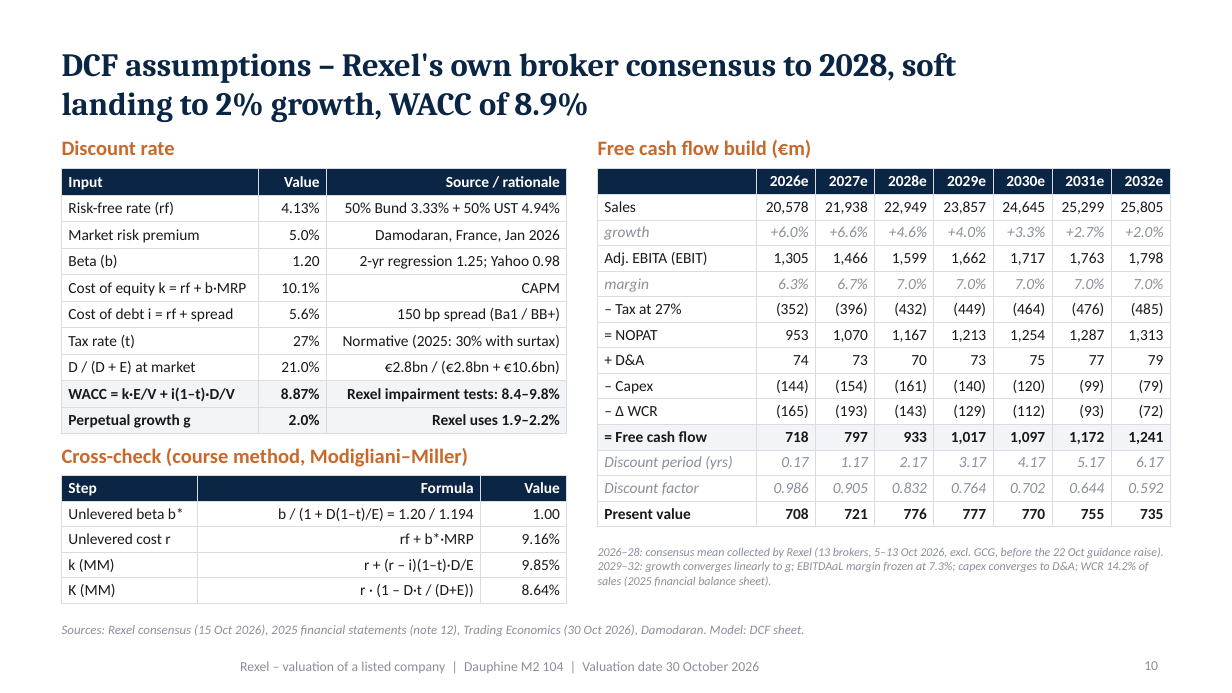
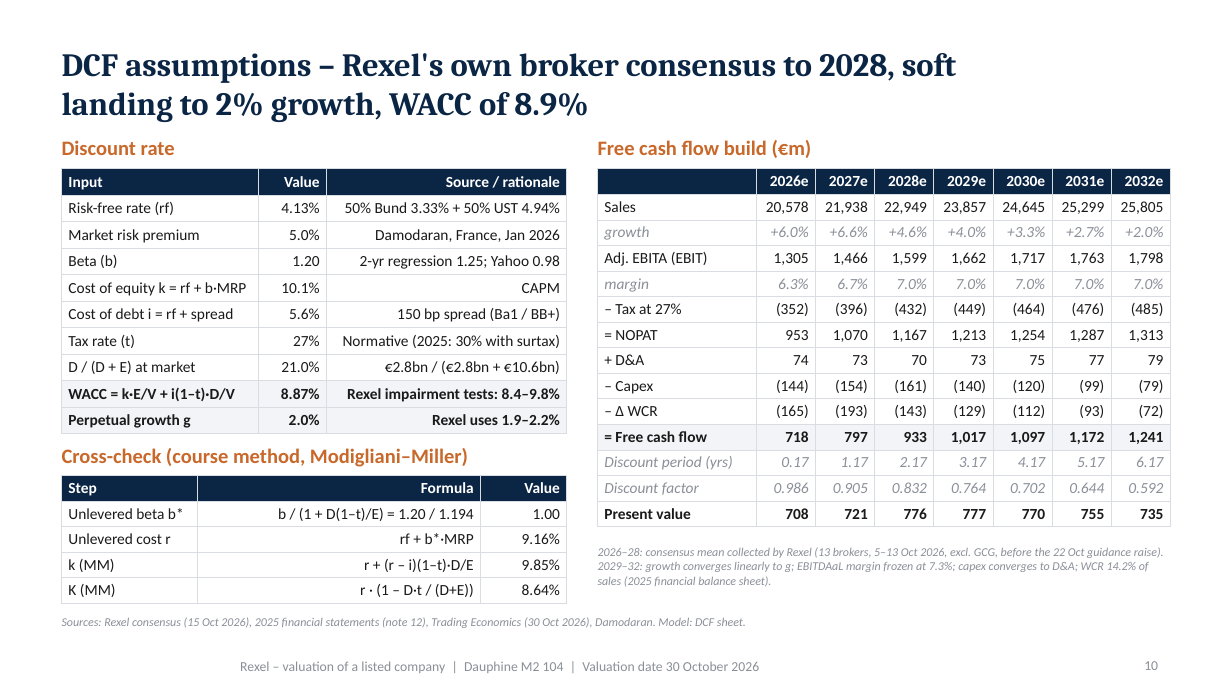
Before and after one commit to marwanferreira/rexel-valuation, a slide deck: slide 10 of Rexel valuation - deck.pptx. Drawn at 1232x693 pixels with LibreOffice and Linux fonts; fonts in the diff are those of the drawing; background and template pictures are left out. Boxes give left, top, right and bottom in pixels: in the first picture for what was removed or moved away, otherwise in the second. Text is boxed around its words. In the diff, an @@ line names an element or a change of style, - is before the commit and + after.

```diff
--- a/Rexel valuation - deck.pptx
+++ b/Rexel valuation - deck.pptx
@@ text "Sources: Rexel consensus (15 Oct ...": place and size @@
-text "Sources: Rexel consensus (15 Oct ..." at <box>62,625,805,636</box>
+text "Sources: Rexel consensus (15 Oct ..." at <box>62,617,746,628</box>
@@ text "Sources: Rexel consensus (15 Oct ..." at <box>62,617,746,628</box>: size 7.5 to 7 pt @@
```
Also in this commit, not shown: 12 other slides changed, 2 other files.
